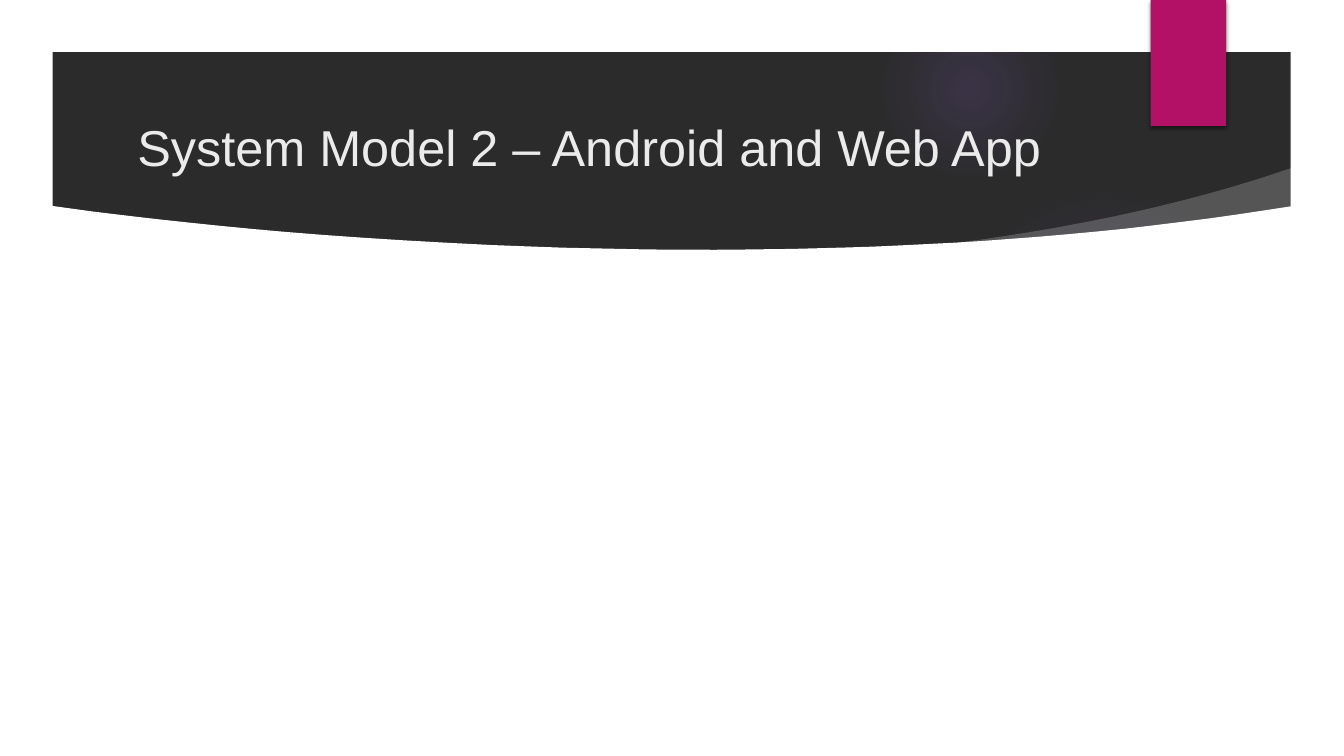
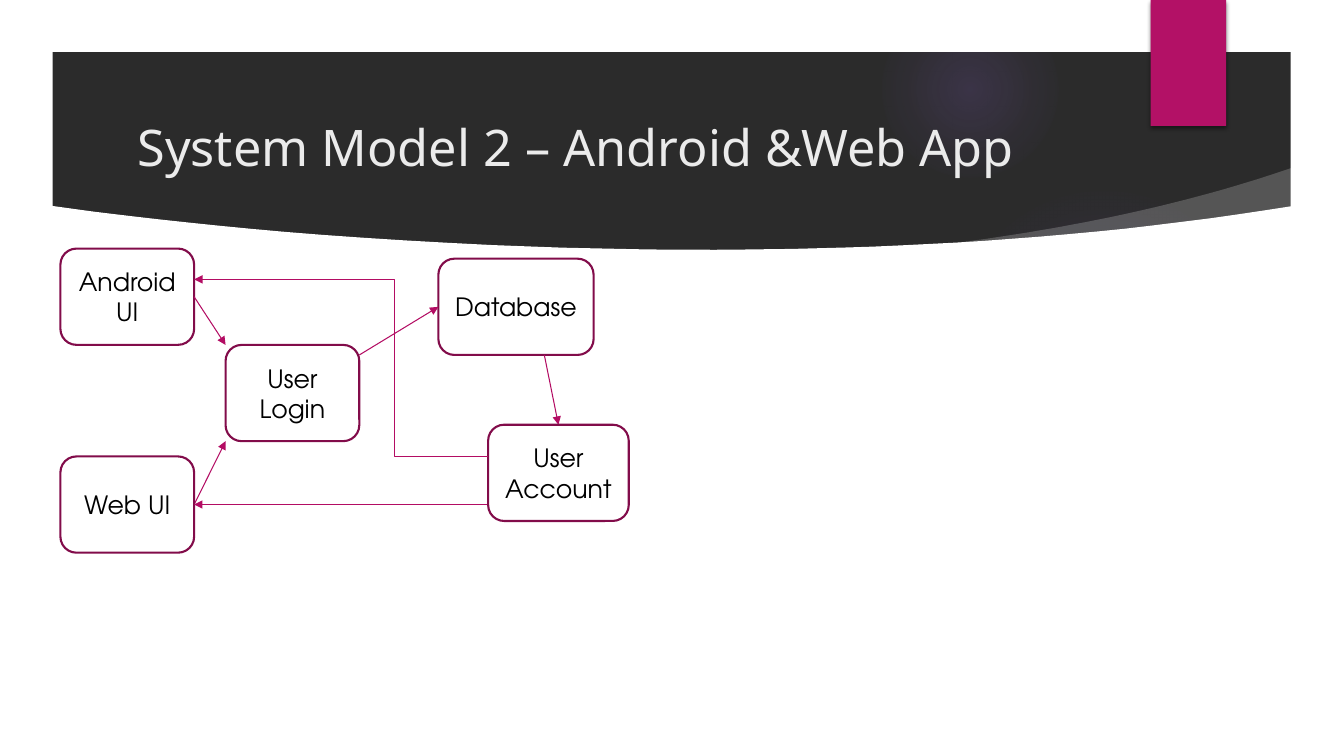
Before and after one commit to cejones9/Prioritize, a slide deck: slide 14 of docs/Prioritize (1).pptx. Drawn at 1344x756 pixels with LibreOffice and Linux fonts; fonts in the diff are those of the drawing; background and template pictures are left out; a plain dark background stands for a picture behind light text. Boxes give left, top, right and bottom in pixels: in the first picture for what was removed or moved away, otherwise in the second. Text is boxed around its words. In the diff, an @@ line names an element or a change of style, - is before the commit and + after.

```diff
--- a/docs/Prioritize (1).pptx
+++ b/docs/Prioritize (1).pptx
@@ title at box(137, 127, 1014, 178): text changed; font Arial to Noto Sans @@
-System Model 2 – Android and Web App
+System Model 2 – Android &Web App
@@ rounded rectangle added at box(60, 249, 195, 346), outline #820C4A 1.5 pt, 18 pt, text #000000 @@
+Android
+UI
@@ rounded rectangle added at box(439, 259, 594, 356), outline #820C4A 1.5 pt, 18 pt, text #000000 @@
+Database
@@ arrow added from (195, 296) to (226, 345), #B30D64 0.75 pt @@
@@ elbow arrow added from (488, 457) to (195, 279), #B30D64 0.75 pt @@
@@ arrow added from (359, 355) to (439, 307), #B30D64 0.75 pt @@
@@ rounded rectangle added at box(226, 345, 360, 442), outline #820C4A 1.5 pt, 18 pt, text #000000 @@
+User Login
@@ arrow added from (544, 355) to (559, 424), #B30D64 0.75 pt @@
@@ arrow added from (195, 505) to (226, 442), #B30D64 0.75 pt @@
@@ rounded rectangle added at box(488, 424, 629, 521), outline #820C4A 1.5 pt, 18 pt, text #000000 @@
+User Account
@@ rounded rectangle added at box(60, 457, 195, 554), outline #820C4A 1.5 pt, 18 pt, text #000000 @@
+Web UI
@@ arrow added from (488, 505) to (195, 505), #B30D64 0.75 pt @@
```
Also in this commit, not shown: 14 other slides changed, 7 slides added, 3 slides removed.
